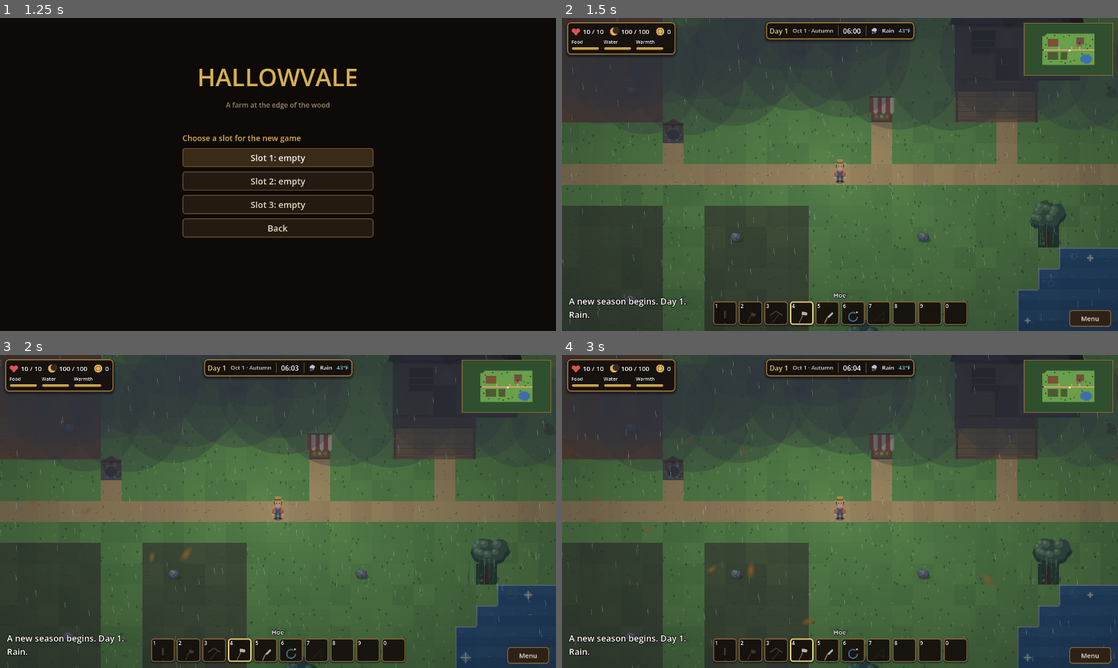
Above: before the commit, frames 1-4 (two rows, left to right).
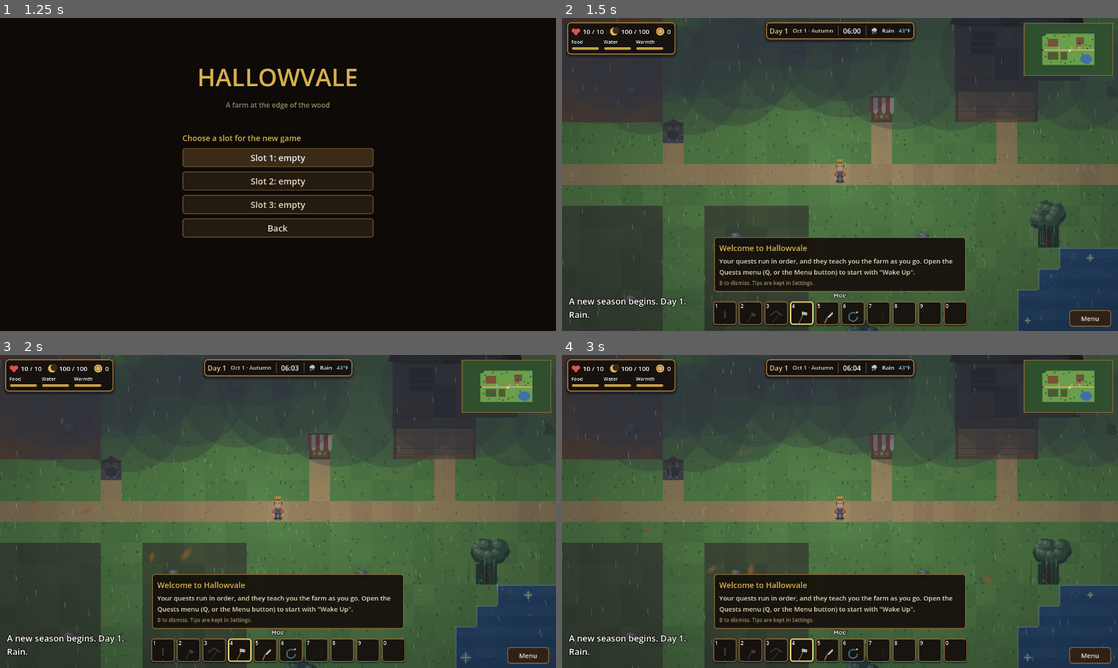
Above: after the commit, the same moments.

Repository: joshj1108/CrowCreekHollow
Game: Godot game, scene res://scenes/main.tscn
Two runs of this game, one before a commit and one after it. Both use one fixed random seed, a clock stepped at 60 frames per second and the inputs below.
Inputs:
- Up to frame 1 (1.25 s): click "New Game" at 0.5 s
- Up to frame 2 (1.5 s): click "Slot 1: empty" at 1.25 s
- Up to frame 3 (2 s): no input
- Up to frame 4 (3 s): click "Menu" at 2 s; click "Skills K" at 2.75 s

Frame 1 is identical in both runs. In frame 2, 7.8% of the frame differs, in the area x 27-73%, y 70-88%; in frame 3, 7.8%; in frame 4, 7.8%.

Commit message:
Show a welcome prompt that points new players to the tutorial quests
Co-Authored-By: Claude Haiku 5.5 <noreply@anthropic.com>
Claude-Session: https://claude.ai/code/session_016EvHBYyFANDWxunM27u84C

Diff:
--- a/scripts/main.gd
+++ b/scripts/main.gd
@@ -1076,6 +1076,7 @@
 		_show_message("Welcome back. Day %d." % day)
 	else:
 		_show_message("A new season begins. Day 1. %s." % WEATHER_NAMES.get(weather_kind, "Overcast"))
+		_show_welcome()
 	world_started = true
 	title_menu.queue_free()
 	title_menu = null
@@ -2167,6 +2168,15 @@
 	tip_cooldown = maxf(tip_cooldown - delta, 0.0)
 	if tip_queue.size() > 0 and tip_cooldown <= 0.0 and open_tab == "" and placing == "":
 		_show_tip(str(tip_queue.pop_front()))
+
+
+# The first thing a new player sees: the quests run in order, and the first one is the tutorial.
+func _show_welcome() -> void:
+	tip_showing = "welcome"
+	tip_timer = 30.0
+	tip_title_label.text = "Welcome to Hallowvale"
+	tip_body_label.text = "Your quests run in order, and they teach you the farm as you go. Open the Quests menu (Q, or the Menu button) to start with \"Wake Up\"."
+	tip_panel.visible = true
 
 
 func _show_tip(id: String) -> void:
